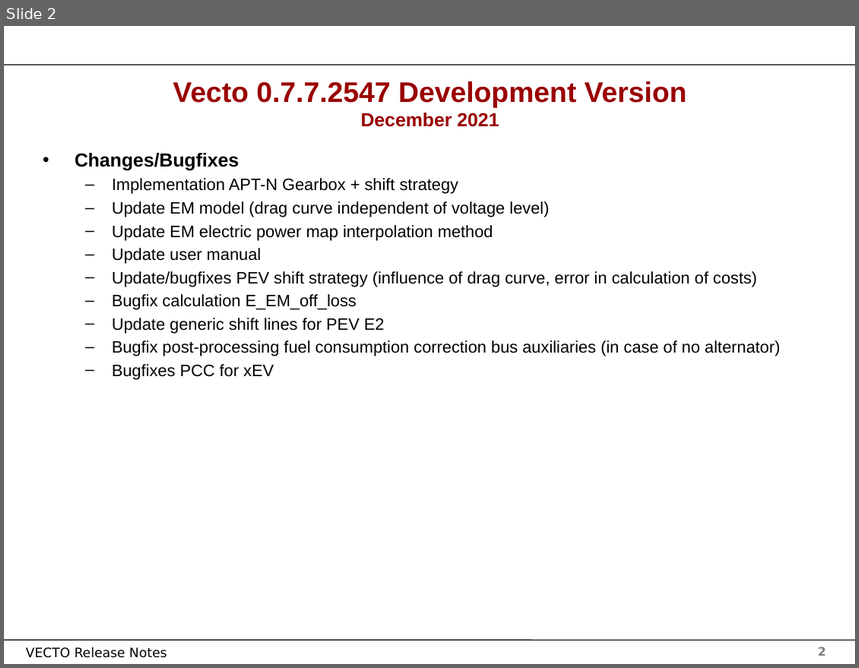
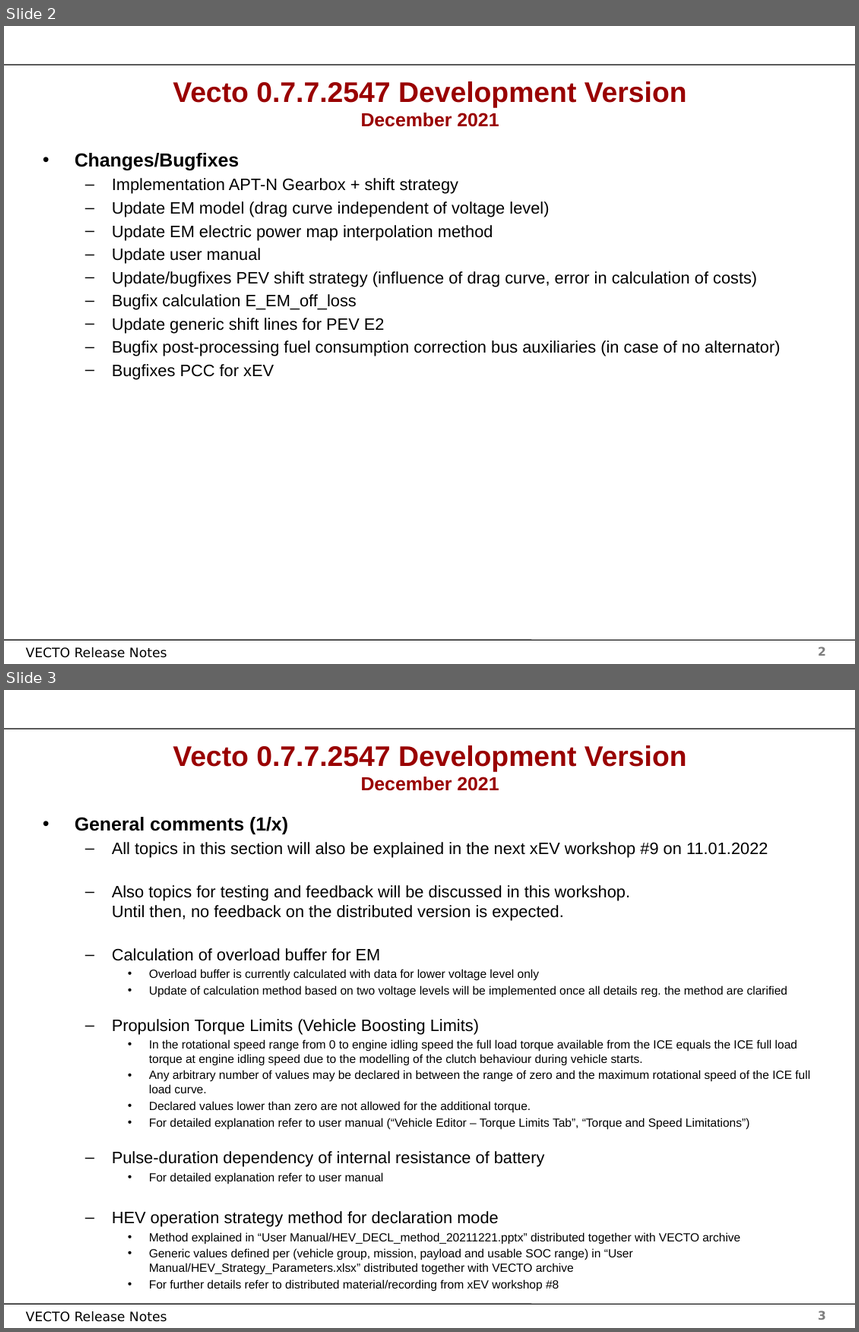
Before and after one commit to tanawadeatharva/BharatVECTO, a slide deck: Documentation/User Manual Source/Release Notes Vecto3.x.pptx. Shown one above the other, each under a label of ours: slide 2 before the commit, slides 2 and 3 after it. The pictures are 859x668 and 859x1332 pixels, drawn with LibreOffice and Linux fonts; fonts in the diff are those of the drawing; background and template pictures are left out. Boxes give left, top, right and bottom in pixels: in the first picture for what was removed or moved away, otherwise in the second. Text is boxed around its words. In the diff, an @@ line names an element or a change of style, - is before the commit and + after.

```diff
--- a/Documentation/User Manual Source/Release Notes Vecto3.x.pptx
+++ b/Documentation/User Manual Source/Release Notes Vecto3.x.pptx
@@ slide 3 added at [4,690,855,1328], background #FFFFFF; not listed: 4 template elements that a slide beside it also shows @@
@@ title added at [173,745,687,791], 24 pt, text #990000, bold @@
+Vecto 0.7.7.2547 Development Version
+December 2021
@@ text added at [75,817,810,1291], 10 pt, text #000000 @@
+• General comments (1/x)
+  – All topics in this section will also be explained in the next xEV workshop #9 on 11.01.2022
+  – Also topics for testing and feedback will be discussed in this workshop.
+    Until then, no feedback on the distributed version is expected.
+  – Calculation of overload buffer for EM
+    • Overload buffer is currently calculated with data for lower voltage level only
+    • Update of calculation method based on two voltage levels will be implemented once all details reg. the method are clarified
+  – Propulsion Torque Limits (Vehicle Boosting Limits)
+    • In the rotational speed range from 0 to engine idling speed the full load torque available from the ICE equals the ICE full load torque at engine idling speed due to the modelling of the clutch behaviour during vehicle starts.
+    • Any arbitrary number of values may be declared in between the range of zero and the maximum rotational speed of the ICE full load curve.
+    • Declared values lower than zero are not allowed for the additional torque.
+    • For detailed explanation refer to user manual (“Vehicle Editor – Torque Limits Tab”, “Torque and Speed Limitations”)
+  – Pulse-duration dependency of internal resistance of battery
+    • For detailed explanation refer to user manual
+  – HEV operation strategy method for declaration mode
+    • Method explained in “User Manual/HEV_DECL_method_20211221.pptx” distributed together with VECTO archive
+    • Generic values defined per (vehicle group, mission, payload and usable SOC range) in “User Manual/HEV_Strategy_Parameters.xlsx” distributed together with VECTO archive
+    • For further details refer to distributed material/recording from xEV workshop #8
```
Also in this commit, not shown: 3 other slides added, 1 other file.
